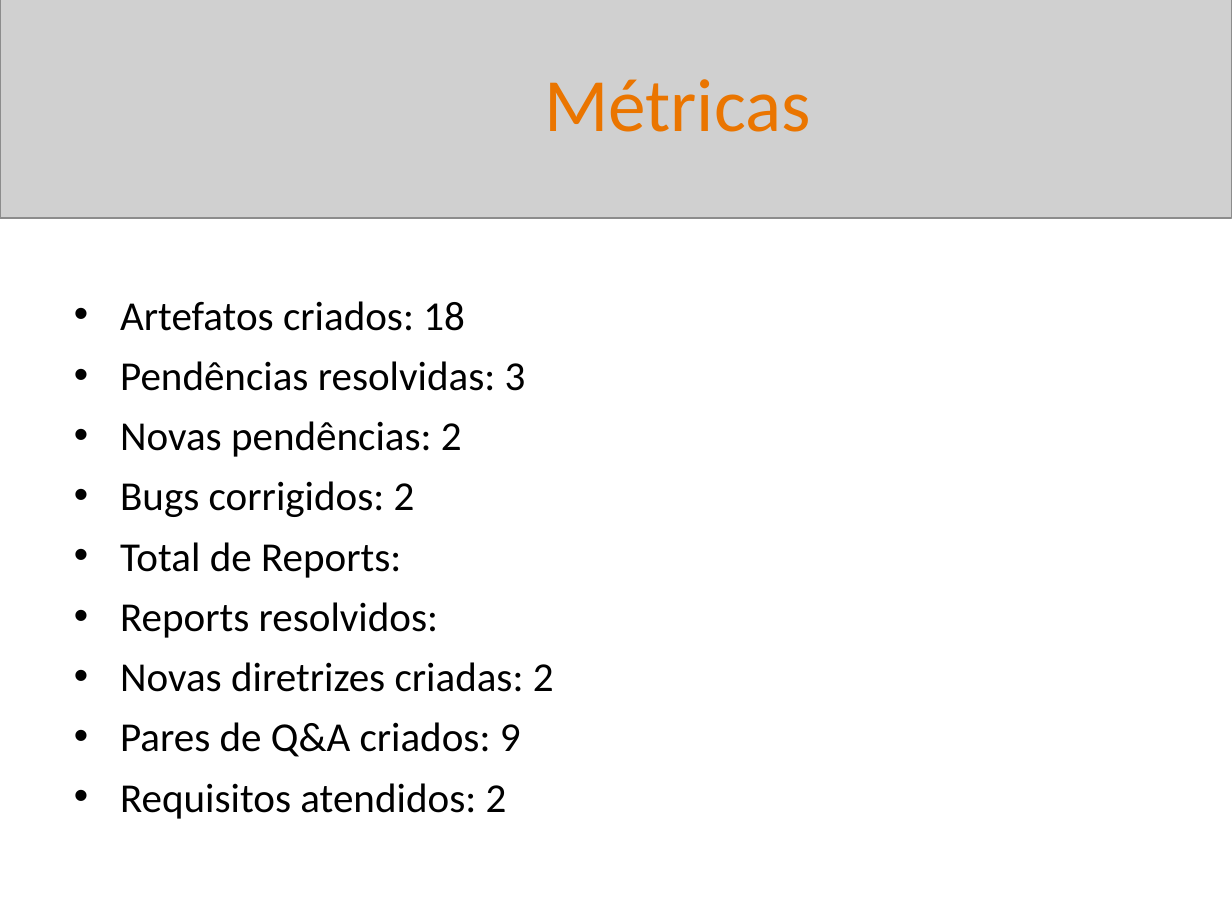
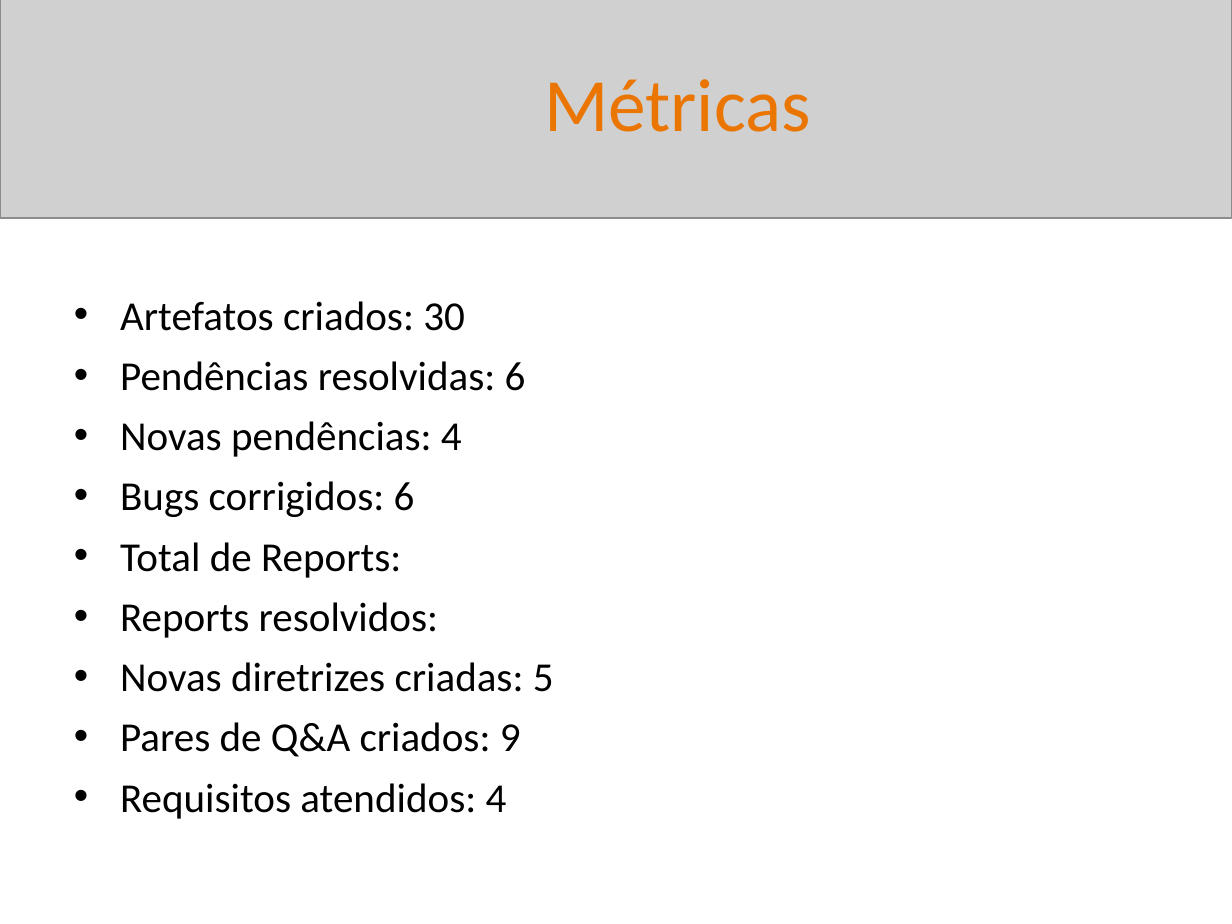
Before and after one commit to BetoFigu66/AgenteAssistenteDeVendas, a slide deck: slide 24 of artefatos/gerente_de_projetos/reports/sprint_02_20260510_Interno.pptx (slide 15 before the commit). Drawn at 1232x924 pixels with LibreOffice and Linux fonts; fonts in the diff are those of the drawing; grey boxes stand for pictures. Boxes give left, top, right and bottom in pixels: in the first picture for what was removed or moved away, otherwise in the second. Text is boxed around its words. In the diff, an @@ line names an element or a change of style, - is before the commit and + after.

Commit message:
criação de novas issues no board e atualização do relatório sprint 02

```diff
--- a/artefatos/gerente_de_projetos/reports/sprint_02_20260510_Interno.pptx
+++ b/artefatos/gerente_de_projetos/reports/sprint_02_20260510_Interno.pptx
@@ text at [120, 301, 526, 517]: text changed @@
-• Artefatos criados: 18
-• Pendências resolvidas: 3
-• Novas pendências: 2
-• Bugs corrigidos: 2
+• Artefatos criados: 30
+• Pendências resolvidas: 6
+• Novas pendências: 4
+• Bugs corrigidos: 6
@@ text at [120, 662, 554, 692]: text changed @@
-• Novas diretrizes criadas: 2
+• Novas diretrizes criadas: 5
@@ text at [120, 783, 507, 819]: text changed @@
-• Requisitos atendidos: 2
+• Requisitos atendidos: 4
```
Also in this commit, not shown: 6 other slides changed, 9 slides added, 15 other files.
